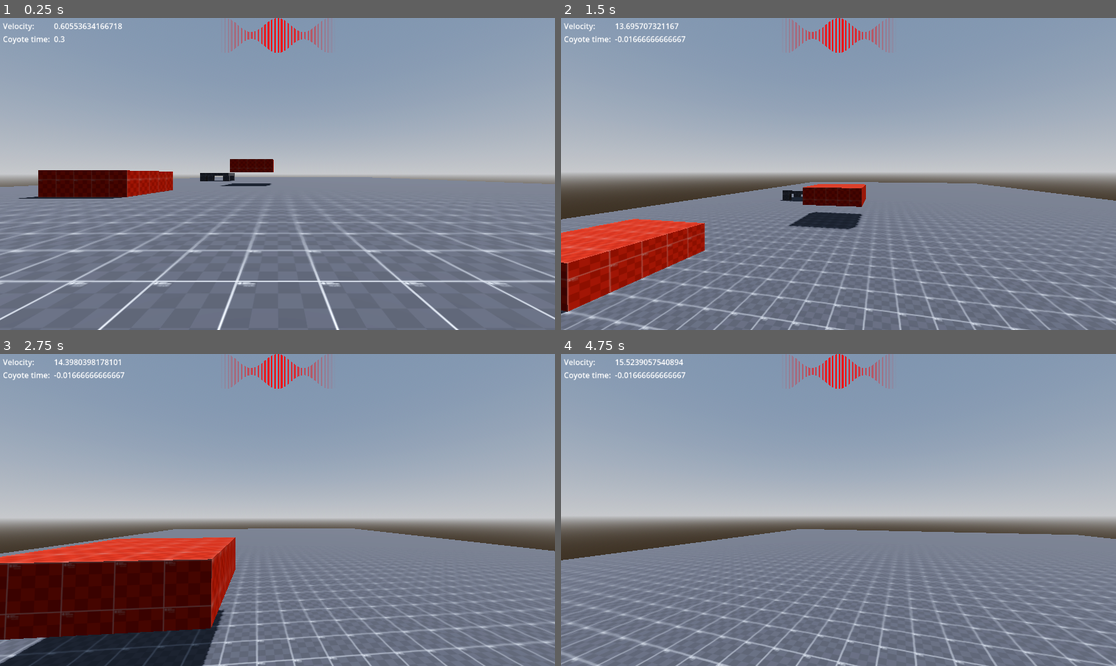
Above: before the commit, frames 1-4 (two rows, left to right).
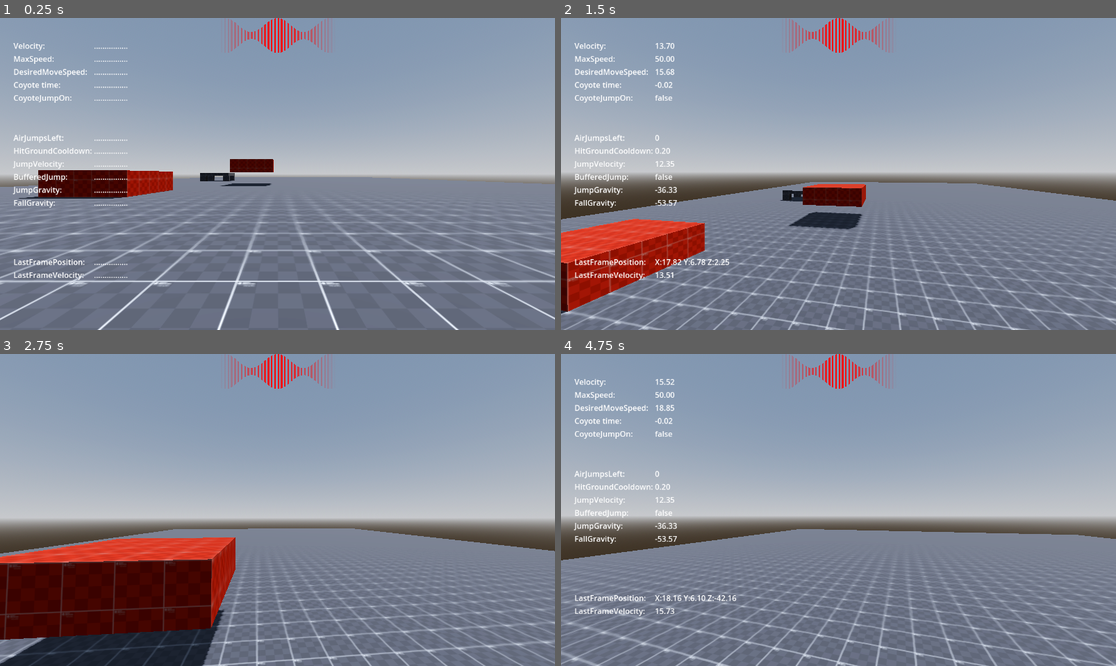
Above: after the commit, the same moments.

Repository: WasteIy/GameOff2025
Game: Godot game, scene res://Scenes/Levels/test_level.tscn
Two runs of this game, one before a commit and one after it. Both use one fixed random seed, a clock stepped at 60 frames per second and the inputs below.
Inputs (mouse positions are in pixels of both pictures, inside the frame that each line leads up to):
- Up to frame 1 (0.25 s): no input
- Up to frame 2 (1.5 s): tap Enter at 0.5 s; move the mouse to (866, 174) at 0.52 s; hold W (move_forward) from 0.53 s (still down); tap Tab (ui_focus_next) at 0.6 s; click (866, 174) at 0.67 s; tap Space (jump) at 0.77, 0.8, 1.07, 1.35 s; move the mouse to (810, 174) at 1.27 s
- Up to frame 3 (2.75 s): keep holding W (move_forward); tap Space (jump) at 1.52, 1.82, 2.3 s; tap Tab (ui_focus_next) at 1.55 s; move the mouse to (288, 503) at 2.02 s; hold Shift (run) from 2.03 s (still down)
- Up to frame 4 (4.75 s): keep holding W (move_forward); move the mouse to (832, 516) at 2.77 s; release Shift (run) at 2.78 s; tap Tab (ui_focus_next) at 2.85, 3.6, 4.55 s; click (832, 516) at 2.92 s; tap Space (jump) at 3.02, 3.32, 3.77, 3.8, 4.07, 4.35, 4.52 s; move the mouse to (877, 513) at 3.52 s; move the mouse to (794, 506) at 4.27 s

The runs differ from the first frame. In frame 1, 1.7% of the frame differs, in the area x 0-24%, y 1-84%; in frame 2, 2.1%, in the area x 0-31%, y 1-84%; in frame 3, 0.4%; in frame 4, 2.1%.

Commit message:
Alter debug scene

Diff:
--- a/Scenes/Player/player.gd
+++ b/Scenes/Player/player.gd
@@ -5,13 +5,13 @@
 @export var bunny_hop_desired_move_speed_increase : float = 3.0
 @export var desired_move_speed_curve : Curve
 @export var in_air_move_speed_curve : Curve
-var move_speed : float = 9.0
+@export var move_speed : float = 9.0
 var move_acceleration : float
 var move_deceleration : float
-var desired_move_speed : float = 0.0
+@export var desired_move_speed : float = 0.0
 var was_on_floor : bool
-var last_frame_position : Vector3
-var last_frame_velocity : Vector3
+@export var last_frame_position : Vector3
+@export var last_frame_velocity : Vector3
 
 @export_group("Walk variables")
 @export var walk_speed : float = 9.0
@@ -43,9 +43,9 @@
 @onready var jump_velocity : float = (2.0 * jump_height) / jump_time_to_peak
 var number_air_jump_reference: int
 var buffered_jump_on : bool
-var buffered_jump : bool
+@export var buffered_jump : bool
 var coyote_jump_cooldown_reference : float
-var coyote_jump_on : bool
+@export var coyote_jump_on : bool
 var hit_ground_cooldown_reference : float
 
 @onready var jump_gravity : float = (-2.0 * jump_height) / (jump_time_to_peak * jump_time_to_peak)
--- a/Scenes/UI/debug.gd
+++ b/Scenes/UI/debug.gd
@@ -3,11 +3,48 @@
 @export var player : CharacterBody3D
 
 @onready var velocity_label: Label = %VelocityLabel
-@onready var coyote_cooldown_label: Label = $"Player Info/VBoxContainer2/CoyoteCooldownLabel"
+@onready var coyote_cooldown_label: Label = %CoyoteCooldownLabel
+@onready var max_speed_label: Label = %MaxSpeedLabel
+@onready var desired_move_speed_label: Label = %DesiredMoveSpeedLabel
+@onready var coyote_jump_on_label: Label = %CoyoteJumpOnLabel
 
-func _process(_delta : float) -> void:
-	display()
+@onready var air_jumps_left_label: Label = %AirJumpsLeftLabel
+@onready var hit_ground_cooldown_label: Label = %HitGroundCooldownLabel
+@onready var jump_velocity_label: Label = %JumpVelocityLabel
+@onready var buffered_jump_label: Label = %BufferedJumpLabel
+@onready var jump_gravity_label: Label = %JumpGravityLabel
+@onready var fall_gravity_label: Label = %FallGravityLabel
+
+@onready var last_frame_position_label: Label = %LastFramePositionLabel
+@onready var last_frame_velocity_label: Label = %LastFrameVelocityLabel
+
+# Visible toggle
+var debug_visible: bool = false
+
+func _ready():
+	visible = debug_visible
+
+func _process(_delta: float) -> void:
+	if Input.is_action_just_pressed("ui_focus_next"):
+		debug_visible = !debug_visible
+		visible = debug_visible
+
+	if debug_visible:
+		display()
 
 func display():
-	velocity_label.set_text(str(player.velocity.length()))
-	coyote_cooldown_label.set_text(str(player.coyote_jump_cooldown))
+	velocity_label.set_text("%.2f" % player.velocity.length())
+	coyote_cooldown_label.set_text("%.2f" % player.coyote_jump_cooldown)
+	max_speed_label.set_text("%.2f" % player.max_speed)
+	desired_move_speed_label.set_text("%.2f" % player.desired_move_speed)
+	coyote_jump_on_label.set_text(str(player.coyote_jump_on))
+
+	air_jumps_left_label.set_text(str(player.number_air_jump)) #?
+	hit_ground_cooldown_label.set_text("%.2f" % player.hit_ground_cooldown)
+	jump_velocity_label.set_text("%.2f" % player.jump_velocity)
+	buffered_jump_label.set_text(str(player.buffered_jump))
+	jump_gravity_label.set_text("%.2f" % player.jump_gravity)
+	fall_gravity_label.set_text("%.2f" % player.fall_gravity)
+
+	last_frame_position_label.set_text("X:%.2f Y:%.2f Z:%.2f" % [player.last_frame_position.x, player.last_frame_position.y, player.last_frame_position.z])
+	last_frame_velocity_label.set_text("%.2f" % player.last_frame_velocity.length())
--- a/Scenes/UI/debug.tscn
+++ b/Scenes/UI/debug.tscn
@@ -6,30 +6,167 @@
 script = ExtResource("1_5sp44")
 
 [node name="Player Info" type="HBoxContainer" parent="."]
-offset_left = 6.0
-offset_top = 5.0
-offset_right = 147.0
-offset_bottom = 45.0
+anchors_preset = -1
+anchor_right = 1.0
+anchor_bottom = 1.0
+offset_left = 28.0
+offset_top = 12.0
+offset_right = -775.0
+offset_bottom = -27.0
+grow_horizontal = 2
+grow_vertical = 2
+size_flags_horizontal = 4
+size_flags_vertical = 4
 
-[node name="VBoxContainer" type="VBoxContainer" parent="Player Info"]
+[node name="NameContainers" type="VBoxContainer" parent="Player Info"]
 layout_mode = 2
 
-[node name="Velocity" type="Label" parent="Player Info/VBoxContainer"]
+[node name="VBoxContainer" type="VBoxContainer" parent="Player Info/NameContainers"]
+layout_mode = 2
+size_flags_horizontal = 3
+size_flags_vertical = 6
+
+[node name="Velocity" type="Label" parent="Player Info/NameContainers/VBoxContainer"]
 layout_mode = 2
 text = "Velocity:"
 
-[node name="CoyoteCooldown" type="Label" parent="Player Info/VBoxContainer"]
+[node name="MaxSpeed" type="Label" parent="Player Info/NameContainers/VBoxContainer"]
+layout_mode = 2
+text = "MaxSpeed:"
+
+[node name="DesiredMoveSpeed" type="Label" parent="Player Info/NameContainers/VBoxContainer"]
+layout_mode = 2
+text = "DesiredMoveSpeed:"
+
+[node name="CoyoteCooldown" type="Label" parent="Player Info/NameContainers/VBoxContainer"]
 layout_mode = 2
 text = "Coyote time: "
 
-[node name="VBoxContainer2" type="VBoxContainer" parent="Player Info"]
+[node name="CoyoteJumpOn" type="Label" parent="Player Info/NameContainers/VBoxContainer"]
+layout_mode = 2
+text = "CoyoteJumpOn:"
+
+[node name="JumpContainer" type="VBoxContainer" parent="Player Info/NameContainers"]
+layout_mode = 2
+size_flags_horizontal = 3
+size_flags_vertical = 6
+
+[node name="AirJumpsLeft" type="Label" parent="Player Info/NameContainers/JumpContainer"]
+layout_mode = 2
+text = "AirJumpsLeft:"
+
+[node name="HitGroundCooldown" type="Label" parent="Player Info/NameContainers/JumpContainer"]
+layout_mode = 2
+text = "HitGroundCooldown:"
+
+[node name="JumpVelocity" type="Label" parent="Player Info/NameContainers/JumpContainer"]
+layout_mode = 2
+text = "JumpVelocity:"
+
+[node name="BufferedJump" type="Label" parent="Player Info/NameContainers/JumpContainer"]
+layout_mode = 2
+text = "BufferedJump:"
+
+[node name="JumpGravity" type="Label" parent="Player Info/NameContainers/JumpContainer"]
+layout_mode = 2
+text = "JumpGravity:"
+
+[node name="FallGravity" type="Label" parent="Player Info/NameContainers/JumpContainer"]
+layout_mode = 2
+text = "FallGravity:"
+
+[node name="FrameContainer" type="VBoxContainer" parent="Player Info/NameContainers"]
+layout_mode = 2
+size_flags_horizontal = 3
+size_flags_vertical = 6
+
+[node name="LastFramePosition" type="Label" parent="Player Info/NameContainers/FrameContainer"]
+layout_mode = 2
+text = "LastFramePosition:"
+
+[node name="LastFrameVelocity" type="Label" parent="Player Info/NameContainers/FrameContainer"]
+layout_mode = 2
+text = "LastFrameVelocity:"
+
+[node name="LabelContainers" type="VBoxContainer" parent="Player Info"]
 layout_mode = 2
 
-[node name="VelocityLabel" type="Label" parent="Player Info/VBoxContainer2"]
+[node name="VBoxContainer2" type="VBoxContainer" parent="Player Info/LabelContainers"]
+layout_mode = 2
+size_flags_horizontal = 3
+size_flags_vertical = 6
+
+[node name="VelocityLabel" type="Label" parent="Player Info/LabelContainers/VBoxContainer2"]
 unique_name_in_owner = true
 layout_mode = 2
 text = "................"
 
-[node name="CoyoteCooldownLabel" type="Label" parent="Player Info/VBoxContainer2"]
+[node name="MaxSpeedLabel" type="Label" parent="Player Info/LabelContainers/VBoxContainer2"]
+unique_name_in_owner = true
 layout_mode = 2
 text = "................"
+
+[node name="DesiredMoveSpeedLabel" type="Label" parent="Player Info/LabelContainers/VBoxContainer2"]
+unique_name_in_owner = true
+layout_mode = 2
+text = "................"
+
+[node name="CoyoteCooldownLabel" type="Label" parent="Player Info/LabelContainers/VBoxContainer2"]
+unique_name_in_owner = true
+layout_mode = 2
+text = "................"
+
+[node name="CoyoteJumpOnLabel" type="Label" parent="Player Info/LabelContainers/VBoxContainer2"]
+unique_name_in_owner = true
+layout_mode = 2
+text = "................"
+
+[node name="JumpContainerLabel" type="VBoxContainer" parent="Player Info/LabelContainers"]
+layout_mode = 2
+size_flags_horizontal = 3
+size_flags_vertical = 6
+
+[node name="AirJumpsLeftLabel" type="Label" parent="Player Info/LabelContainers/JumpContainerLabel"]
+unique_name_in_owner = true
+layout_mode = 2
+text = "................"
+
+[node name="HitGroundCooldownLabel" type="Label" parent="Player Info/LabelContainers/JumpContainerLabel"]
+unique_name_in_owner = true
+layout_mode = 2
+text = "................"
+
+[node name="JumpVelocityLabel" type="Label" parent="Player Info/LabelContainers/JumpContainerLabel"]
+unique_name_in_owner = true
+layout_mode = 2
+text = "................"
+
+[node name="BufferedJumpLabel" type="Label" parent="Player Info/LabelContainers/JumpContainerLabel"]
+unique_name_in_owner = true
+layout_mode = 2
+text = "................"
+
+[node name="JumpGravityLabel" type="Label" parent="Player Info/LabelContainers/JumpContainerLabel"]
+unique_name_in_owner = true
+layout_mode = 2
+text = "................"
+
+[node name="FallGravityLabel" type="Label" parent="Player Info/LabelContainers/JumpContainerLabel"]
+unique_name_in_owner = true
+layout_mode = 2
+text = "................"
+
+[node name="FrameContainerLabel" type="VBoxContainer" parent="Player Info/LabelContainers"]
+layout_mode = 2
+size_flags_horizontal = 3
+size_flags_vertical = 6
+
+[node name="LastFramePositionLabel" type="Label" parent="Player Info/LabelContainers/FrameContainerLabel"]
+unique_name_in_owner = true
+layout_mode = 2
+text = "................"
+
+[node name="LastFrameVelocityLabel" type="Label" parent="Player Info/LabelContainers/FrameContainerLabel"]
+unique_name_in_owner = true
+layout_mode = 2
+text = "................"
